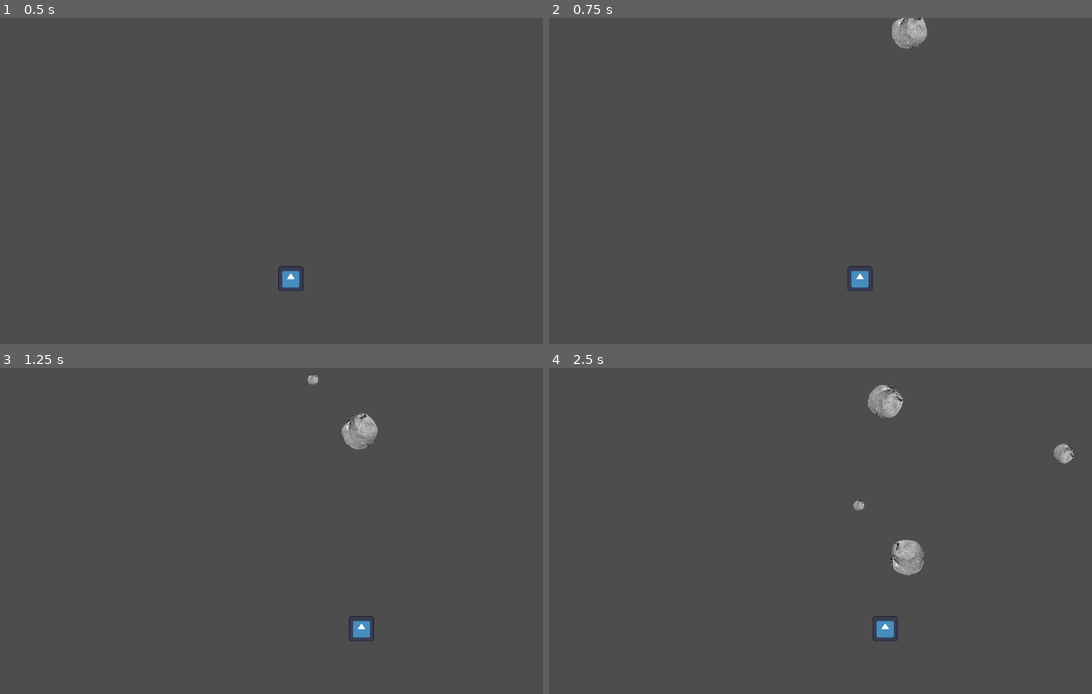
Above: before the commit, frames 1-4 (two rows, left to right).
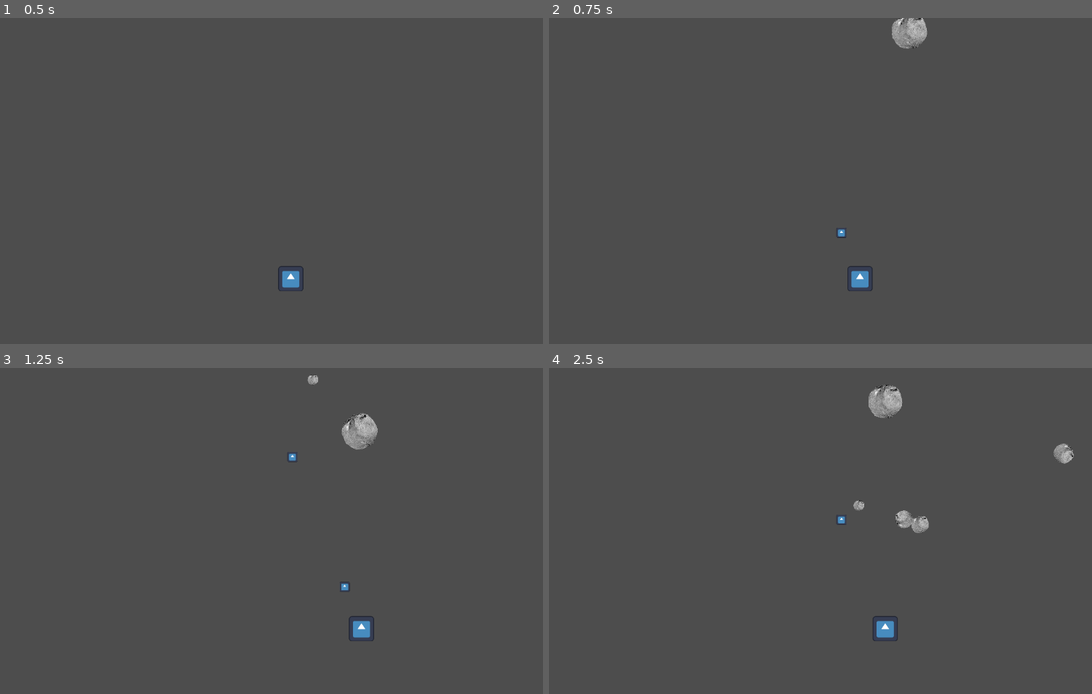
Above: after the commit, the same moments.

Repository: DigitsCodeCompendium/game.MJ198
Game: Godot game, scene res://scenes/game.tscn
Same seed, same stepped clock (60 frames per second), same inputs: the game is played once before the commit and once after it. The engine's default icon, where the game draws it, is replaced by a stand-in: a white triangle on a blue panel in a dark square.
Inputs:
- Up to frame 1 (0.5 s): no input
- Up to frame 2 (0.75 s): tap Enter at 0.5 s; hold D (move_right) from 0.53 s (still down); hold Space (shoot) from 0.53 s (still down)
- Up to frame 3 (1.25 s): keep holding D (move_right); keep holding Space (shoot)
- Up to frame 4 (2.5 s): release D (move_right) at 1.28 s; release Space (shoot) at 1.28 s; hold A (move_left) 1.28-2.03 s; tap Space (shoot) at 1.35 s; hold D (move_right) from 2.03 s (still down); hold Space (shoot) from 2.03 s (still down)

Frame 1 is identical in both runs. In frame 2, less than 0.1% of the frame differs, in the area x 52-55%, y 64-68%; in frame 3, less than 0.1%; in frame 4, 1.1%, in the area x 52-70%, y 5-64%.

Commit message:
first implementation of weapon system

Diff:
--- /dev/null
+++ b/resources/base_weapon.tres
@@ -0,0 +1,14 @@
+[gd_resource type="Resource" script_class="BaseWeapon" load_steps=2 format=3 uid="uid://b1xeh35fgd78s"]
+
+[ext_resource type="Script" uid="uid://cueeg24waj6we" path="res://scenes/systems/weapons/base_weapon.gd" id="2_n3wyw"]
+
+[resource]
+script = ExtResource("2_n3wyw")
+base_fire_rate = null
+base_damage = null
+base_projectile_velocity = null
+base_projectile_size = null
+base_projectile_count = null
+base_projectile_spread = null
+base_inacuracy = null
+metadata/_custom_type_script = "uid://cueeg24waj6we"
--- a/scenes/asteroid.gd
+++ b/scenes/enemies/asteroid.gd
@@ -27,7 +27,10 @@
 	self.queue_free()
 
 func _on_asteroid_collision(area: Area2D):
-	if area.is_in_group("player"):
+	if area.is_in_group("player") or area.is_in_group("player_projectile"):
+		if area.is_in_group("player_projectile"):
+			area.hit()
+
 		self.health -= 200
 
 		if self.health <= 0:
--- a/scenes/asteroid.tscn
+++ b/scenes/enemies/asteroid.tscn
@@ -1,6 +1,6 @@
 [gd_scene load_steps=5 format=3 uid="uid://cdoqsejbi7fcx"]
 
-[ext_resource type="Script" uid="uid://dpxjivnki42qp" path="res://scenes/asteroid.gd" id="1_6mo6b"]
+[ext_resource type="Script" uid="uid://dpxjivnki42qp" path="res://scenes/enemies/asteroid.gd" id="1_6mo6b"]
 [ext_resource type="Texture2D" uid="uid://btjssuc8r2qjo" path="res://assets/asteroid.png" id="1_akfqu"]
 
 [sub_resource type="SpriteFrames" id="SpriteFrames_6mo6b"]
--- a/scenes/game.gd
+++ b/scenes/game.gd
@@ -1,6 +1,6 @@
 extends Node2D
 
-var asteroid_scene = preload("res://scenes/asteroid.tscn")
+var asteroid_scene = preload("res://scenes/enemies/asteroid.tscn")
 
 @export var spawn_timer = 0.5 #spawn timer of asteroids in seconds
 var spawn_timer_time = 0
--- a/scenes/player.tscn
+++ b/scenes/player.tscn
@@ -1,7 +1,9 @@
-[gd_scene load_steps=5 format=3 uid="uid://cng1hdh4kuxrw"]
+[gd_scene load_steps=7 format=3 uid="uid://cng1hdh4kuxrw"]
 
 [ext_resource type="Script" uid="uid://bvnk4w5l7f20d" path="res://scenes/player.gd" id="1_3vyb7"]
 [ext_resource type="Texture2D" uid="uid://cfr0rhexv1n2a" path="res://assets/icon.svg" id="2_g2els"]
+[ext_resource type="PackedScene" uid="uid://bt83ghg2tyrgw" path="res://scenes/systems/weapons/weapon_system.tscn" id="3_dqkch"]
+[ext_resource type="PackedScene" uid="uid://877ev3fikfat" path="res://scenes/systems/upgrades/upgrade_system.tscn" id="4_qlg0r"]
 
 [sub_resource type="SpriteFrames" id="SpriteFrames_qhqgy"]
 animations = [{
@@ -27,3 +29,9 @@
 
 [node name="CollisionShape2D" type="CollisionShape2D" parent="."]
 shape = SubResource("RectangleShape2D_g2els")
+
+[node name="Systems" type="Node2D" parent="."]
+
+[node name="WeaponSystem" parent="Systems" instance=ExtResource("3_dqkch")]
+
+[node name="UpgradeSystem" parent="Systems" instance=ExtResource("4_qlg0r")]
--- /dev/null
+++ b/scenes/systems/upgrades/base_upgrade.gd
@@ -0,0 +1,2 @@
+extends Resource
+class_name BaseUpgrade
--- /dev/null
+++ b/scenes/systems/upgrades/upgrade_system.gd
@@ -0,0 +1,15 @@
+extends Node2D
+
+# can probably add some kind of hash table to prestore upgrades in groups of their groups,
+# but this works for now
+var upgrades = []
+
+func add_upgrade(upgrade: BaseUpgrade):
+	upgrades.append(upgrade)
+
+func get_upgrades(group: String) -> Array:
+	var rlist = []
+	for upgrade in upgrades:
+		if upgrade.is_in_group(group):
+			rlist.append(upgrade)
+	return rlist
--- /dev/null
+++ b/scenes/systems/upgrades/upgrade_system.tscn
@@ -0,0 +1,6 @@
+[gd_scene load_steps=2 format=3 uid="uid://877ev3fikfat"]
+
+[ext_resource type="Script" uid="uid://dk5csatm10g25" path="res://scenes/systems/upgrades/upgrade_system.gd" id="1_u1vu5"]
+
+[node name="UpgradeSystem" type="Node2D"]
+script = ExtResource("1_u1vu5")
--- /dev/null
+++ b/scenes/systems/weapons/base_weapon.gd
@@ -0,0 +1,30 @@
+extends Resource
+class_name  BaseWeapon
+
+@export var bullet_scene = preload("res://scenes/systems/weapons/basic_bullet.tscn")
+@export var base_fire_rate = 1
+@export var base_damage = 1
+@export var base_projectile_velocity = 1000
+@export var base_projectile_size = 1
+@export var base_projectile_count = 1
+@export var base_projectile_spread = 0
+@export var base_inacuracy = 0
+const MAX_COOLDOWN = 100
+
+var _cooldown: float = 0
+
+func fire_weapon(parent) -> bool:
+	if _cooldown == 0:
+		_fire(parent)
+		_cooldown = MAX_COOLDOWN
+		return true
+	return false
+
+func _fire(parent) -> void:
+	var bullet = bullet_scene.instantiate()
+	parent.get_tree().current_scene.add_child(bullet)
+	bullet.launch(Vector2(0, -500), parent.owner.position, 1)
+
+func cooldown_weapon(amount) -> void:
+	_cooldown -= amount
+	_cooldown = clamp(_cooldown, 0 , MAX_COOLDOWN)
--- /dev/null
+++ b/scenes/systems/weapons/basic_bullet.gd
@@ -0,0 +1,19 @@
+extends Area2D
+
+var velocity = Vector2.ZERO
+
+# Called when the node enters the scene tree for the first time.
+func _ready() -> void:
+	pass # Replace with function body.
+
+# Called every frame. 'delta' is the elapsed time since the previous frame.
+func _process(delta: float) -> void:
+	position += velocity * delta
+
+func launch(vel:Vector2, pos:Vector2, size:float) -> void:
+	self.position = pos
+	self.velocity = vel
+	self.scale = Vector2(size, size)
+
+func hit():
+	self.queue_free()
--- /dev/null
+++ b/scenes/systems/weapons/basic_bullet.tscn
@@ -0,0 +1,17 @@
+[gd_scene load_steps=4 format=3 uid="uid://cfr6dshc1ngsh"]
+
+[ext_resource type="Texture2D" uid="uid://cfr0rhexv1n2a" path="res://assets/icon.svg" id="1_hc5j7"]
+[ext_resource type="Script" uid="uid://mxhhnccuqqmg" path="res://scenes/systems/weapons/basic_bullet.gd" id="1_kewi4"]
+
+[sub_resource type="CircleShape2D" id="CircleShape2D_kewi4"]
+
+[node name="BasicBullet" type="Area2D" groups=["player_projectile"]]
+script = ExtResource("1_kewi4")
+
+[node name="Sprite2D" type="Sprite2D" parent="."]
+position = Vector2(1.9073486e-06, 1.9073486e-06)
+scale = Vector2(0.15625, 0.15625)
+texture = ExtResource("1_hc5j7")
+
+[node name="CollisionShape2D" type="CollisionShape2D" parent="."]
+shape = SubResource("CircleShape2D_kewi4")
--- /dev/null
+++ b/scenes/systems/weapons/weapon_system.gd
@@ -0,0 +1,31 @@
+extends Node2D
+
+@export var belongs_to_player = false
+@export var weapon: BaseWeapon = preload("res://resources/base_weapon.tres")
+var has_weapon: bool:
+	get:
+		return weapon != null
+
+var upgrade_system: Node
+var upgrades_exist: bool:
+	get:
+		return upgrade_system != null
+
+# Called when the node enters the scene tree for the first time.
+func _ready() -> void:
+	upgrade_system = get_node("../UpgradeSystem")
+
+func _process(delta: float) -> void:
+	if has_weapon:
+		weapon.cooldown_weapon(200 * delta)
+
+	if Input.is_action_pressed("shoot"):
+		self.fire()
+
+func fire() -> bool:
+	if has_weapon:
+		weapon.fire_weapon(self)
+		return true
+	return false
+
+#func _fire(dir:Vector2) -> void:
--- /dev/null
+++ b/scenes/systems/weapons/weapon_system.tscn
@@ -0,0 +1,6 @@
+[gd_scene load_steps=2 format=3 uid="uid://bt83ghg2tyrgw"]
+
+[ext_resource type="Script" uid="uid://bhkigmfchqy7d" path="res://scenes/systems/weapons/weapon_system.gd" id="1_iwijl"]
+
+[node name="WeaponSystem" type="Node2D"]
+script = ExtResource("1_iwijl")
Renamed: scenes/asteroid.gd.uid -> scenes/enemies/asteroid.gd.uid
Not shown, added: scenes/systems/upgrades/base_upgrade.gd.uid
Not shown, added: scenes/systems/upgrades/upgrade_system.gd.uid
Not shown, added: scenes/systems/weapons/base_weapon.gd.uid
Not shown, added: scenes/systems/weapons/basic_bullet.gd.uid
Not shown, added: scenes/systems/weapons/weapon_system.gd.uid
